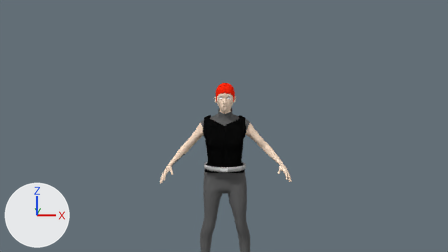
One commit to the Blender file Personagens/regina.blend: the scene before it, then after it.
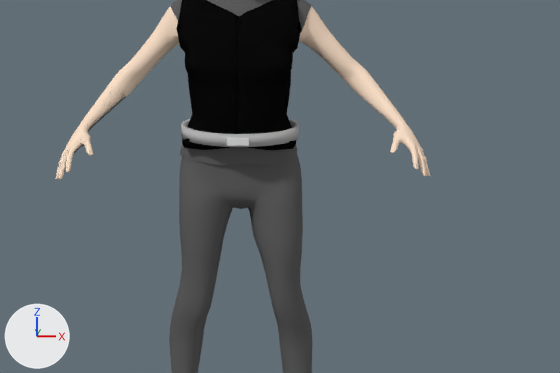
Each version is shown from the file's camera 'Camera', then close up on the part from 31% to 75% of the width and 48% to 100% of the height. The lights are fixed; the arrows at lower left show +X, +Y and +Z.

Names of what the first close-up shows: 'Regina:Body', 'Regina:Female_casualsuit01', 'cinto', 'colete', 'luva.002'.
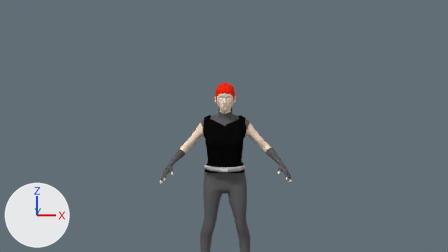
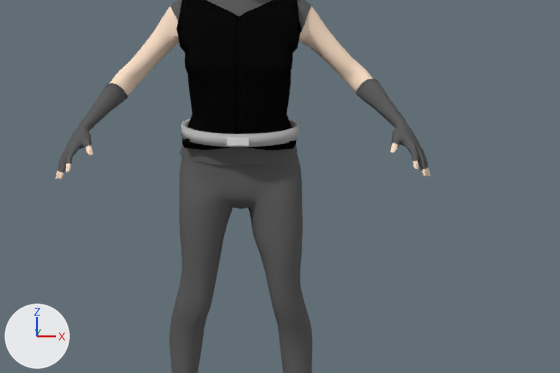
Commit message: Luvas finalizadas

Where the change shows, as pixel boxes (x1, y1, x2, y2) in the close-ups (560 x 373 px):
```json
{"object": "luva.000", "change": "added", "after": [356, 79, 429, 170]}
{"object": "luva.002", "change": "reshaped, moved", "before": [59, 87, 126, 168], "after": [57, 83, 128, 173]}
```

The change, as JSON lines over the scene's bpy script:
```json
{"block": "me_regina_body_003", "where": "# used by ob_luva_002; location = (-0.995, -0.304, 0.65); scale = (2.85, 2.85, 2.85)"}
{"op": "remove", "block": "me_regina_body_003", "code": "me_regina_body_003.from_pydata(...)  # 1263 vertices, 1224 faces; spans x -0.111..0.046, y -0.155..0.071, z -0.144..0.053"}
{"op": "add", "block": "me_regina_body_003", "code": "me_regina_body_003.from_pydata(...)  # 1283 vertices, 1244 faces; spans x -0.07..0.093, y -0.115..0.116, z -0.098..0.104"}
{"block": "me_regina_body_003", "change": "me_regina_body_003 part 1: 2 vertices moved within x -0.049..-0.042, y -0.077..-0.072, z -0.078..-0.046; 1261 vertices removed from x -0.111..0.046, y -0.155..0.071, z -0.144..0.053; 1281 vertices added at x -0.07..0.093, y -0.115..0.116, z -0.098..0.104"}
{"op": "add", "block": "me_regina_body_005", "code": ["me_regina_body_005 = bpy.data.meshes.new('Regina:Body.005')", "me_regina_body_005.from_pydata(...)  # 1283 vertices, 1244 faces; spans x -0.071..0.098, y -0.117..0.114, z -0.099..0.098", "me_regina_body_005.polygons.foreach_set('use_smooth', [True] * 1244)", "me_regina_body_005.materials.append(mat_material_005)  # dark grey #616161"]}
{"op": "set", "path": "ob_luva_002.location", "old": "(-0.995, -0.304, 0.65)", "new": "(-1.115, -0.419, 0.519)"}
{"op": "add", "block": "ob_luva_000", "code": ["ob_luva_000 = bpy.data.objects.new('luva.000', me_regina_body_005)", "ob_luva_000.location = (1.121, -0.413, 0.569)", "ob_luva_000.rotation_euler = (3.142, 0.0, 0.0)  # degrees (180, 0, 0)", "ob_luva_000.scale = (-2.94, -2.9, -2.94)"]}
```
